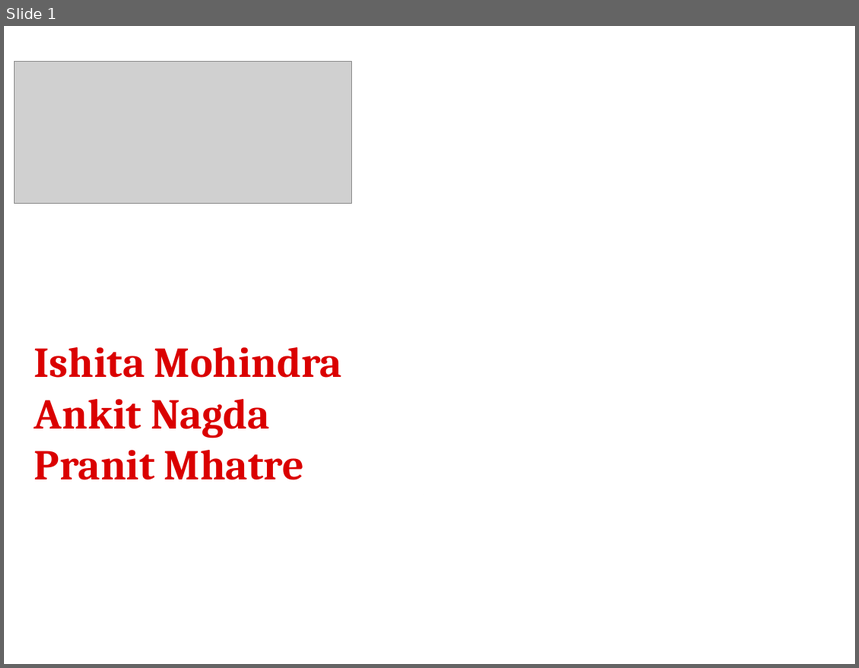
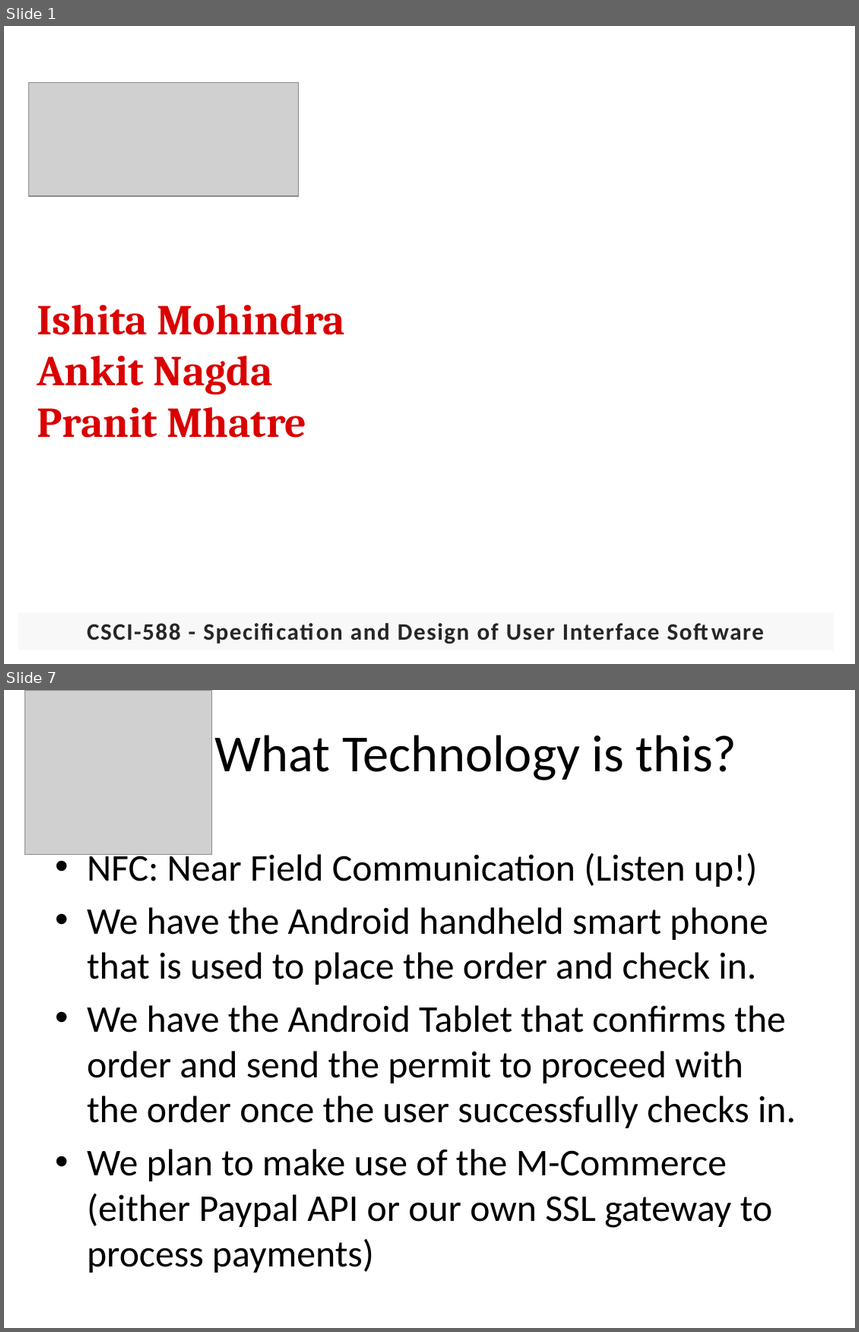
Before and after one commit to pranit22/BookMyTable, a slide deck: documents/588_6_demo ppt2.pptx. Shown one above the other, each under a label of ours: slide 1 before the commit, slides 1 and 7 after it; the slides between them are not shown. The pictures are 859x668 and 859x1332 pixels, drawn with LibreOffice and Linux fonts; fonts in the diff are those of the drawing; grey boxes stand for pictures; background and template pictures are left out. Boxes give left, top, right and bottom in pixels: in the first picture for what was removed or moved away, otherwise in the second. Text is boxed around its words. In the diff, an @@ line names an element or a change of style, - is before the commit and + after.

```diff
--- a/documents/588_6_demo ppt2.pptx
+++ b/documents/588_6_demo ppt2.pptx
@@ slide 7 added at bbox=[4, 690, 855, 1328], background picture (left out) @@
@@ picture added at bbox=[25, 690, 212, 854] @@
@@ title added at bbox=[215, 735, 737, 780], 44 pt, text #000000 @@
+What Technology is this?
@@ text added at bbox=[87, 850, 796, 1273], 32 pt, text #000000 @@
+• NFC: Near Field Communication (Listen up!)
+• We have the Android handheld smart phone that is used to place the order and check in.
+• We have the Android Tablet that confirms the order and send the permit to proceed with the order once the user successfully checks in.
+• We plan to make use of the M-Commerce (either Paypal API or our own SSL gateway to process payments)
@@ slide 1 changed as well @@
@@ picture: place and size @@
-picture at bbox=[14, 62, 351, 204]
+picture at bbox=[28, 82, 299, 196]
@@ text "Ishita Mohindra": place and size @@
-text "Ishita Mohindra" at bbox=[34, 347, 342, 480]
+text "Ishita Mohindra" at bbox=[37, 305, 344, 438]
@@ rectangle added at bbox=[18, 613, 834, 651], fill #F2F2F2 at 50% opacity, 20 pt, text #262626, bold @@
+CSCI-588 - Specification and Design of User Interface Software
```
Also in this commit, not shown: 14 other slides added.
